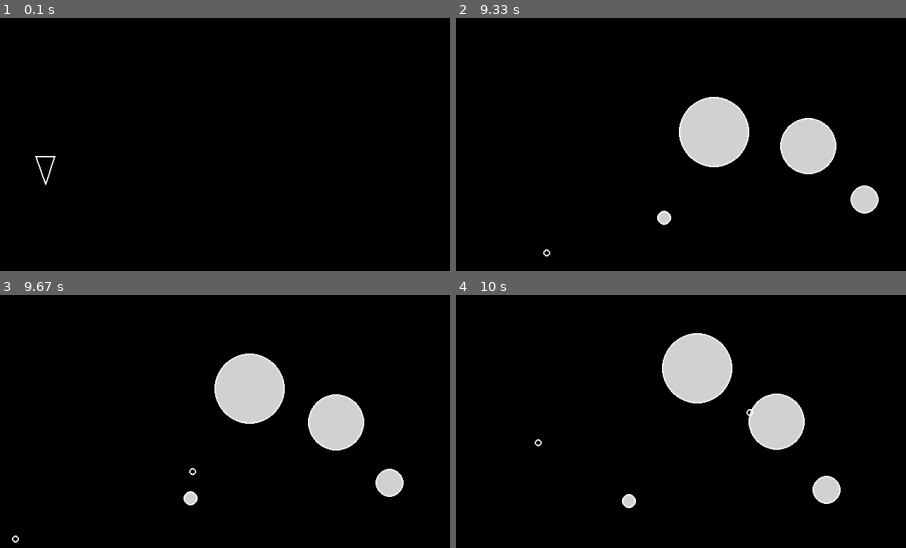
Above: before the commit, frames 1-4 (two rows, left to right).
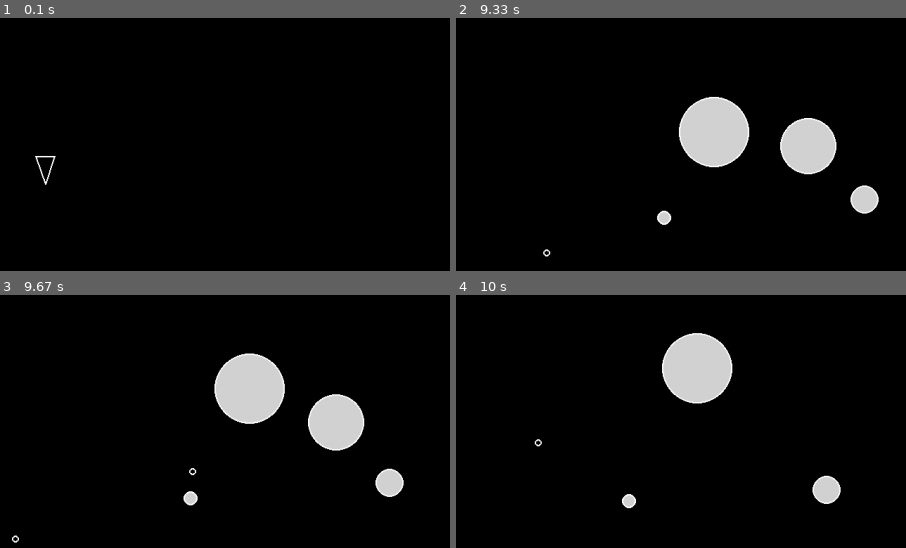
Above: after the commit, the same moments.

Repository: TobiasPartzsch/asteroids-game
Game: pygame game, started from main.py
Same seed, same stepped clock (60 frames per second), same inputs: the game is played once before the commit and once after it.
Inputs:
- Up to frame 1 (0.1 s): no input
- Up to frame 2 (9.33 s): tap Space at 0.33, 0.73, 1.03, 1.23, 1.57, 1.87, 2.07, 2.37, 2.63, 2.97, 3.27, 3.4, 3.8, 4.1, 4.47, 4.87, 5.17, 5.37, 5.67, 5.87, 6.2, 6.5, 6.7, 7, 7.27, 7.6, 7.9, 8.03, 8.43, 8.73, 9.1 s; hold D 0.67-1.13 s; hold W 1.17-1.47 s; hold D 1.5-1.97 s; hold A 2-2.53 s; hold S 2.57-2.87 s; hold A 2.9-3.3 s; hold W 3.33-3.7 s; hold D 3.73-4.37 s; hold S 4.4-4.77 s; hold A 4.8-5.27 s; hold D 5.3-5.77 s; hold W 5.8-6.1 s; hold D 6.13-6.6 s; hold A 6.63-7.17 s; hold S 7.2-7.5 s; hold A 7.53-7.93 s; hold W 7.97-8.33 s; hold D 8.37-9 s; hold S from 9.03 s (still down)
- Up to frame 3 (9.67 s): release S at 9.4 s; hold A from 9.43 s (still down); tap Space at 9.5 s
- Up to frame 4 (10 s): tap Space at 9.8 s; release A at 9.9 s; hold D from 9.93 s (still down)
The pictures show only the part of the screen within x 45-95%, y 20-70%; the shares and areas given below are measured in that part.

Frames 1-3 are identical in both runs. In frame 4, 2.2% of the frame differs, in the area x 64-78%, y 38-62%.

Commit message:
lot's of debugging and the final fix: do update before handle_collision in run

Diff:
--- a/main.py
+++ b/main.py
@@ -1,4 +1,5 @@
 import sys
+import time
 from typing import Any, Set
 
 import pygame
@@ -28,6 +29,11 @@
         self.vulnerable_asteroids: pygame.sprite.Group[Any] = pygame.sprite.Group()  # vulnerable asteroids
         self.invulnerable_asteroids: pygame.sprite.Group[Any] = pygame.sprite.Group()  # invulnerable asteroids
         self.shots: pygame.sprite.Group[Any] = pygame.sprite.Group()  # all shots
+
+        # print(f"vulnerable_asteroids id: {id(self.vulnerable_asteroids)}")
+        # print(f"invulnerable_asteroids id: {id(self.invulnerable_asteroids)}")
+        # print(f"updatable id: {id(self.updatable)}")
+        # print(f"drawable id: {id(self.drawable)}")
 
         Player.containers = (self.updatable, self.drawable)
         Asteroid.containers = (
@@ -78,14 +84,25 @@
                 if asteroid.check_collision(shot):
                     asteroids_to_split.add(asteroid)
                     shots_to_kill.add(shot)
+        for _ in shots_to_kill:
+            _.kill()
         for _ in asteroids_to_split:
             _.split()
-        for _ in shots_to_kill:
-            _.kill()
+            asteroid_count = len(self.vulnerable_asteroids) + len(self.invulnerable_asteroids)
+            print(f"After split: drawable={len(self.drawable)}, asteroids={asteroid_count}")
+            # Debug: Check if any fragments were added multiple times
+            for sprite in self.updatable:
+                if hasattr(sprite, 'is_fragment') and sprite.is_fragment:
+                    count = sum(1 for s in self.updatable if s is sprite)
+                    if count > 1:
+                        print(f"DUPLICATE! Fragment {id(sprite)} appears {count} times in updatable!")
+                    else:
+                        print(f"Fragment {id(sprite)} appears {count} time in updatable (OK)")
 
         # player collision
-        for _ in self.vulnerable_asteroids:
-            if _.check_collision(self.player):
+        all_asteroids = list(self.vulnerable_asteroids) + list(self.invulnerable_asteroids)
+        for asteroid in all_asteroids:
+            if asteroid.check_collision(self.player):
                 minutes, seconds = Game.game_time_min_sec()
                 sys.exit(f"Game over! You lasted {minutes:02}:{seconds:02}")
 
@@ -111,11 +128,21 @@
         Args:
             dt: Time elapsed since last frame (in seconds).
         """
-        for _ in self.updatable:
-            _.update(dt)
+        # print(f"About to call updatable.update(dt={dt}) on {len(self.updatable)} objects")
+        if not hasattr(self, 'main_update_count'):
+            self.main_update_count = 0
+            self.main_update_start_time = time.time()
+
+        self.main_update_count += 1
+        elapsed = time.time() - self.main_update_start_time
+        print(f"MAIN UPDATE CALL #{self.main_update_count} at {elapsed:.3f}s")
+
+        self.updatable.update(dt)
+        # print(f"Finished updatable.update()")
 
         for asteroid in self.invulnerable_asteroids.copy():  # copy() to avoid iteration issues
             if asteroid.invulnerable_timer <= 0:
+                # print(f"TRANSFERRING asteroid {id(asteroid)} from invulnerable to vulnerable")
                 self.invulnerable_asteroids.remove(asteroid)
                 self.vulnerable_asteroids.add(asteroid)
 
@@ -133,11 +160,17 @@
 
     def run(self) -> None:
         """Main loop: process events, update state, draw, repeat."""
+        frame_count = 0
+        start_time = time.time()
+
         while self.running:
             dt = self.clock.tick(FPS) / 1000.0  # seconds since last frame
+            current_time = time.time() - start_time
+            frame_count += 1
+            print(f"FRAME #{frame_count} at {current_time:.3f}s: dt={dt:.6f}s")
             self.handle_events()
+            self.update(dt)
             self.handle_collisions()
-            self.update(dt)
             self.draw()
         pygame.quit()
 
